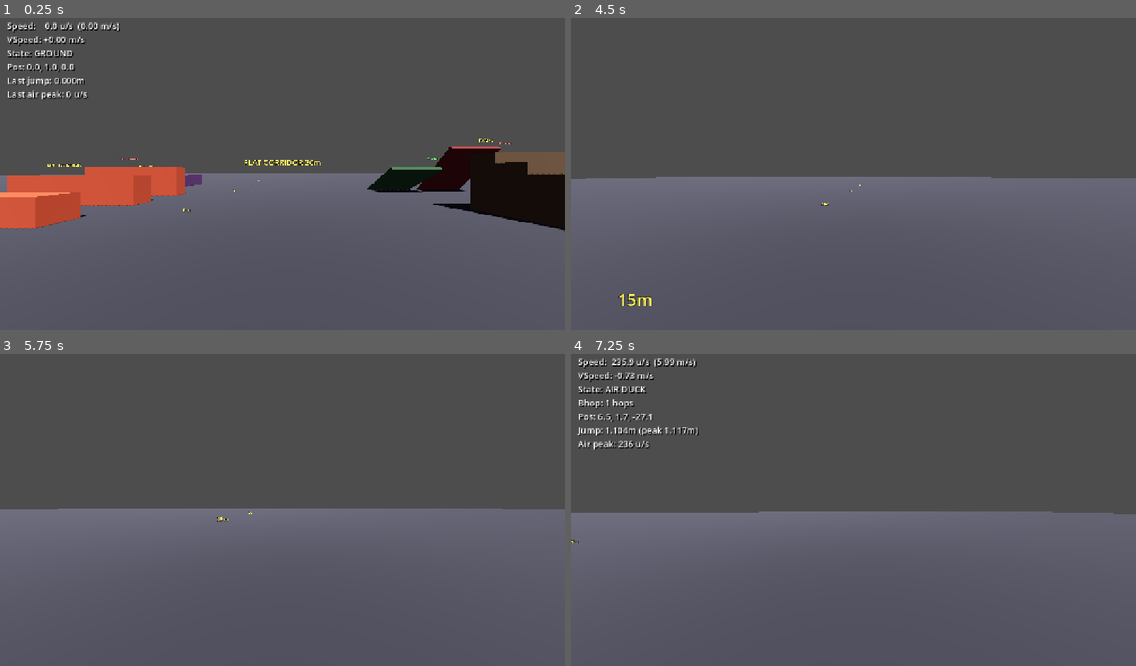
Above: before the commit, frames 1-4 (two rows, left to right).
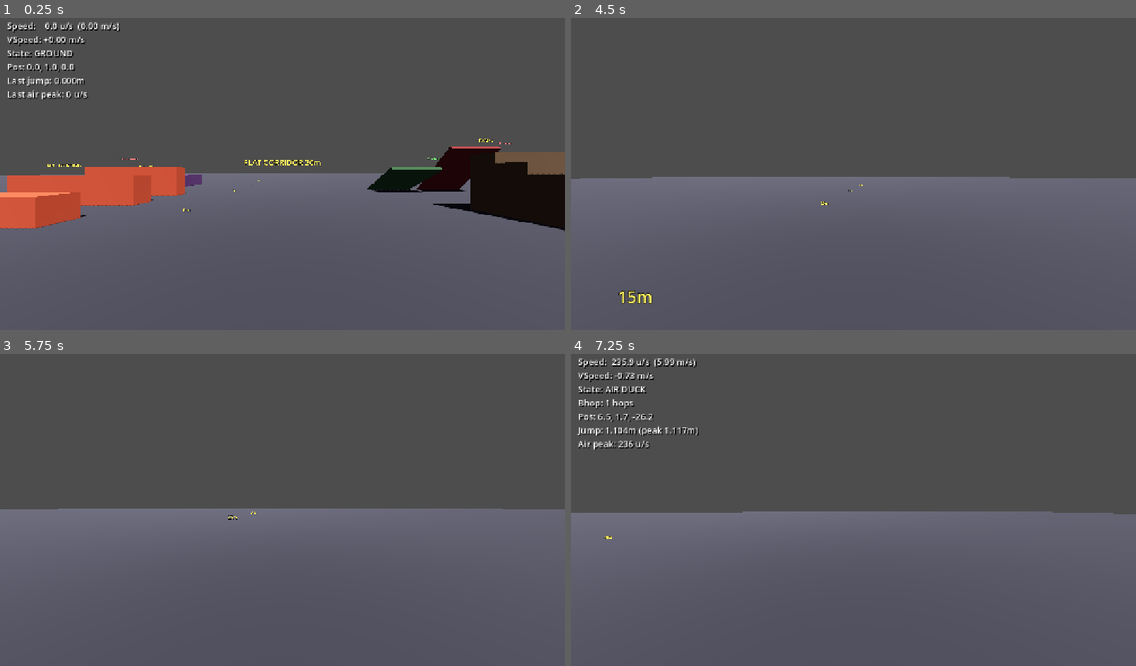
Above: after the commit, the same moments.

Repository: gotospaceplace/angels_and_demons
Game: Godot game, scene res://client/scenes/main.tscn
Two runs of this game, one before a commit and one after it. Both use one fixed random seed, a clock stepped at 60 frames per second and the inputs below. This scene is started directly instead of the project's main scene.
Inputs (mouse positions are in pixels of both pictures, inside the frame that each line leads up to):
- Up to frame 1 (0.25 s): no input
- Up to frame 2 (4.5 s): tap Enter at 0.5 s; move the mouse to (881, 170) at 0.52 s; hold Ctrl (duck) 0.53-1.28 s; hold W (move_forward) from 0.53 s (still down); tap Space (jump) at 0.77, 1.52, 3.02, 3.77 s; move the mouse to (825, 174) at 1.27 s; tap F7 (toggle_hud) at 1.35, 2.85, 4.35 s; move the mouse to (864, 164) at 2.02 s; hold Ctrl (duck) 2.03-2.78 s; move the mouse to (847, 177) at 2.77 s; move the mouse to (893, 174) at 3.52 s; hold Ctrl (duck) 3.53-4.28 s; move the mouse to (808, 167) at 4.27 s
- Up to frame 3 (5.75 s): keep holding W (move_forward); tap Space (jump) at 4.52 s; move the mouse to (288, 506) at 5.02 s; hold Ctrl (duck) from 5.03 s (still down)
- Up to frame 4 (7.25 s): move the mouse to (830, 500) at 5.77 s; release W (move_forward) at 5.78 s; release Ctrl (duck) at 5.78 s; hold D (move_right) 5.78-6.53 s; tap F7 (toggle_hud) at 5.85 s; tap Space (jump) at 6.02, 6.77 s; move the mouse to (881, 506) at 6.52 s; hold W (move_forward) from 6.53 s (still down); hold Ctrl (duck) from 6.53 s (still down)

The runs differ from the first frame. In frame 2, 0.2% of the frame differs, in the area x 1-78%, y 50-93%; in frame 3, less than 0.1%; in frame 4, less than 0.1%.

Commit message:
Add ground snap trace to prevent slope oscillation
On slopes, the clipped move could lift the player slightly off the
surface. _categorize_position then detected air, _fly_move ran and
slid velocity against the slope normal, bleeding speed to ~30 u/s.
Gravity accumulated during air frames caused downhill sliding at rest.

Fix: after each walk move, trace downward by STEP_SIZE to snap back
to the ground surface — the same approach GoldSrc uses in PM_WalkMove.
This also smooths stair descent. Step-up refactored from early-return
to a flag so the snap runs on all non-step-up paths.

Co-Authored-By: Claude Opus 4.6 <noreply@anthropic.com>

Diff:
--- a/shared/scripts/player_movement.gd
+++ b/shared/scripts/player_movement.gd
@@ -337,48 +337,55 @@
 	velocity.z += accel_speed * wish_dir.z
 
 func _walk_move(delta: float) -> void:
-	# Clip velocity along ground plane (PM_ClipVelocity) so slopes get full speed
 	var clipped := Vector3(velocity.x, 0, velocity.z)
 	if ground_normal.y < 1.0 and ground_normal.y >= MC.FLOOR_NORMAL_MIN:
 		var backoff := clipped.dot(ground_normal)
 		clipped = clipped - ground_normal * backoff
 	var move := clipped * delta
 
+	var did_step := false
 	var flat_collision := move_and_collide(move)
-	if not flat_collision:
-		return
-
-	var remainder := flat_collision.get_remainder()
-	var normal := flat_collision.get_normal()
-
-	# Step-up: only on flat ground (slopes use velocity clipping instead)
-	# Also requires either a wall-like normal or blocked movement (capsule edge hits)
-	var on_flat := ground_normal.y > 0.99
-	var blocked := remainder.length() > move.length() * 0.5
-	if on_flat and (normal.y < MC.FLOOR_NORMAL_MIN or blocked):
-		var pre_step_pos := global_position
-
-		var step_up_col := move_and_collide(Vector3(0, MC.STEP_SIZE, 0))
-		var step_up_height := MC.STEP_SIZE
-		if step_up_col:
-			step_up_height -= step_up_col.get_remainder().length()
-
-		if step_up_height > 0.001:
-			var fwd_dir := move.normalized()
-			var fwd_dist := maxf(remainder.length(), 0.4)
-			move_and_collide(fwd_dir * fwd_dist)
-
-			var step_down_col := move_and_collide(Vector3(0, -step_up_height, 0))
-			if step_down_col and step_down_col.get_normal().y >= MC.FLOOR_NORMAL_MIN:
-				return
-
-		global_position = pre_step_pos
-
-	var slide := remainder.slide(normal)
-	if normal.y > 0.0 and normal.y < MC.FLOOR_NORMAL_MIN and slide.y > 0.0:
-		slide.y = 0.0
-	if slide.length() > 0.001:
-		move_and_collide(slide)
+	if flat_collision:
+		var remainder := flat_collision.get_remainder()
+		var normal := flat_collision.get_normal()
+
+		var on_flat := ground_normal.y > 0.99
+		var blocked := remainder.length() > move.length() * 0.5
+		if on_flat and (normal.y < MC.FLOOR_NORMAL_MIN or blocked):
+			var pre_step_pos := global_position
+
+			var step_up_col := move_and_collide(Vector3(0, MC.STEP_SIZE, 0))
+			var step_up_height := MC.STEP_SIZE
+			if step_up_col:
+				step_up_height -= step_up_col.get_remainder().length()
+
+			if step_up_height > 0.001:
+				var fwd_dir := move.normalized()
+				var fwd_dist := maxf(remainder.length(), 0.4)
+				move_and_collide(fwd_dir * fwd_dist)
+
+				var step_down_col := move_and_collide(Vector3(0, -step_up_height, 0))
+				if step_down_col and step_down_col.get_normal().y >= MC.FLOOR_NORMAL_MIN:
+					did_step = true
+
+			if not did_step:
+				global_position = pre_step_pos
+
+		if not did_step:
+			var slide := remainder.slide(normal)
+			if normal.y > 0.0 and normal.y < MC.FLOOR_NORMAL_MIN and slide.y > 0.0:
+				slide.y = 0.0
+			if slide.length() > 0.001:
+				move_and_collide(slide)
+
+	# Ground snap: trace down after moving to maintain slope/stair contact.
+	# Without this, slope movement causes ground/air oscillation that bleeds speed
+	# via _fly_move velocity slides, and gravity accumulates causing downhill drift.
+	if not did_step:
+		var pre_snap := global_position
+		var snap_col := move_and_collide(Vector3(0, -(MC.STEP_SIZE + 0.02), 0))
+		if not snap_col or snap_col.get_normal().y < MC.FLOOR_NORMAL_MIN:
+			global_position = pre_snap
 
 func _fly_move(delta: float) -> void:
 	var move := velocity * delta
